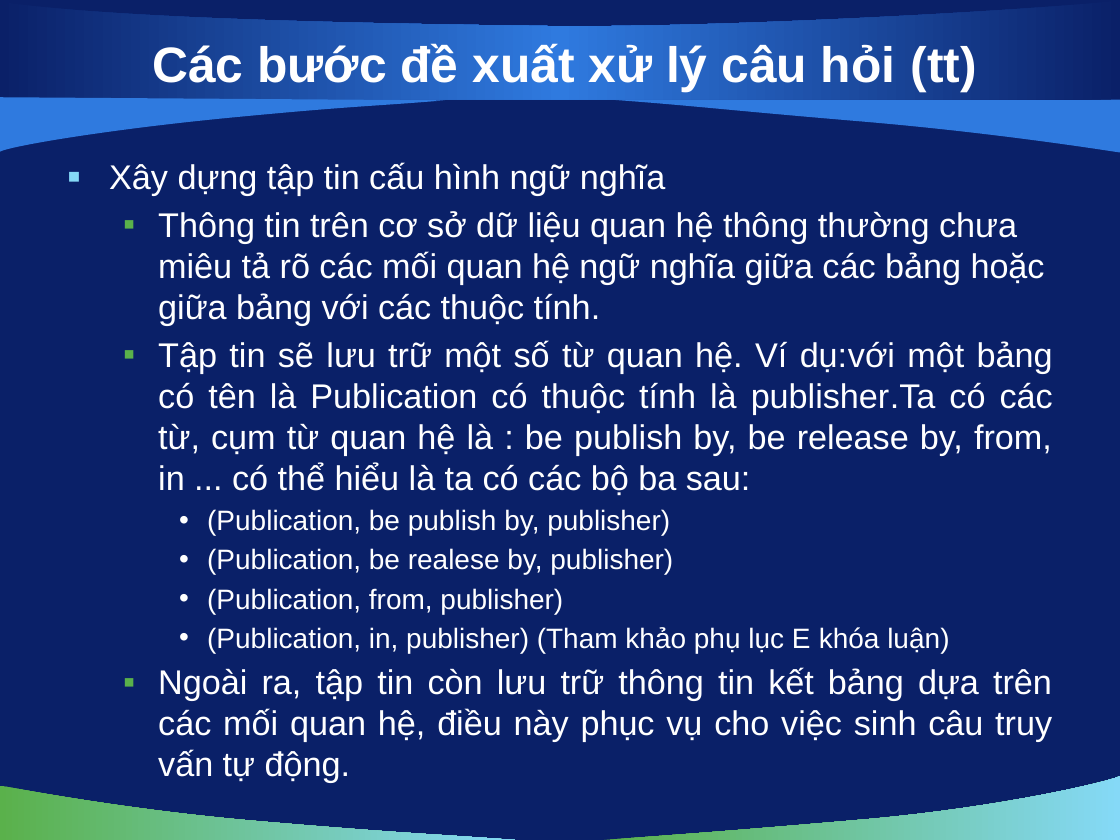
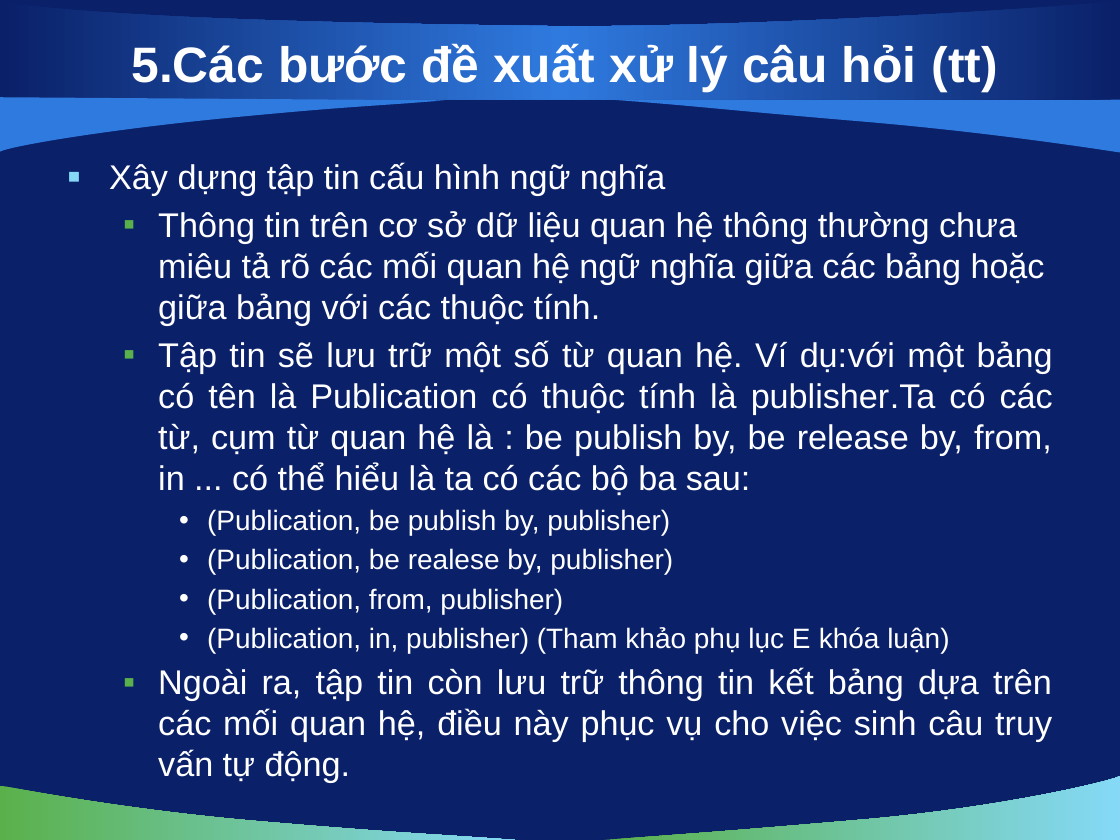
Before and after one commit to vuaviet/filnalproject, a slide deck: slide 11 of De Cuong/bao cao luan van/slide 1.0.pptx. Drawn at 1120x840 pixels with LibreOffice and Linux fonts; fonts in the diff are those of the drawing; background and template pictures are left out. Boxes give left, top, right and bottom in pixels: in the first picture for what was removed or moved away, otherwise in the second. Text is boxed around its words. In the diff, an @@ line names an element or a change of style, - is before the commit and + after.

```diff
--- a/De Cuong/bao cao luan van/slide 1.0.pptx
+++ b/De Cuong/bao cao luan van/slide 1.0.pptx
@@ title at bbox=[131, 43, 997, 92]: text changed @@
-Các bước đề xuất xử lý câu hỏi (tt)
+5.Các bước đề xuất xử lý câu hỏi (tt)
```
Also in this commit, not shown: 19 other slides changed.
